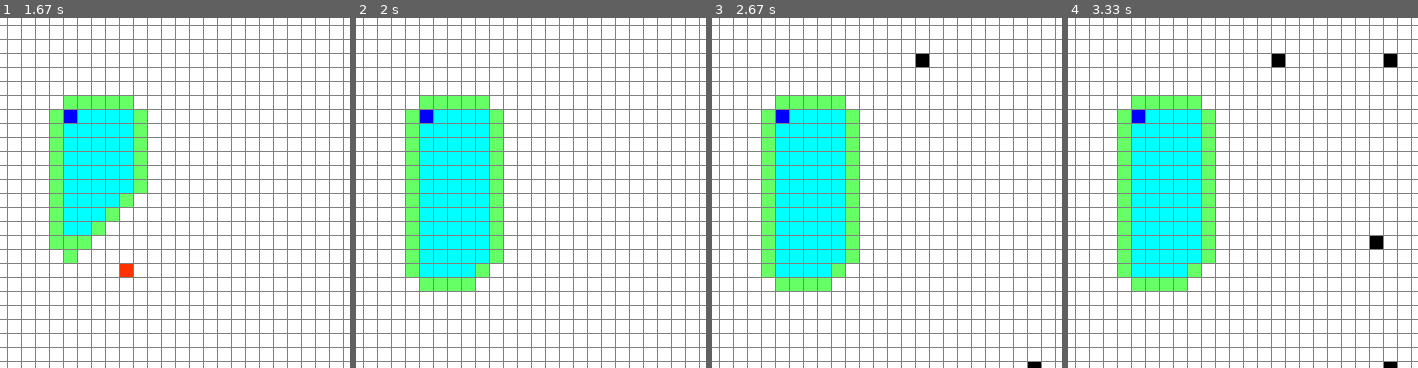
Above: before the commit, frames 1-4 (left to right).
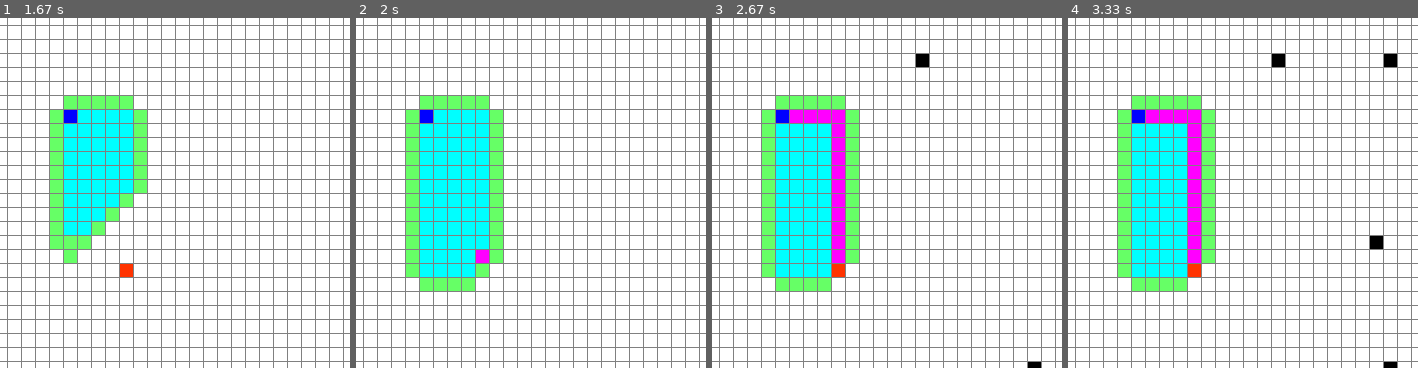
Above: after the commit, the same moments.

Repository: davidlyster/Astar_search_pygame
Game: pygame game, started from astar.py
Same seed, same stepped clock (60 frames per second), same inputs: the game is played once before the commit and once after it.
Inputs (mouse positions are % of the whole screen's width and height, from its top left):
- Up to frame 1 (1.67 s): click (50, 50) at 0.38 s; click (60, 72) at 0.72 s; tap Space at 1 s
- Up to frame 2 (2 s): no input
- Up to frame 3 (2.67 s): click (88, 88) at 2.22 s; click (70, 42) at 2.55 s
- Up to frame 4 (3.33 s): click (86, 42) at 2.88 s; click (85, 70) at 3.22 s
The pictures show only the part of the screen within x 41-91%, y 37-87%; the shares and areas given below are measured in that part.

Frame 1 is identical in both runs. In frame 2, 0.1% of the frame differs, in the area x 34-38%, y 66-70%; in frame 3, 2.1%, in the area x 22-38%, y 26-74%; in frame 4, 2.1%.

Commit message:
added rescontruct path function to display final path. next step is allowing users to reset/delete stuff on the grid.

Diff:
--- a/astar.py
+++ b/astar.py
@@ -240,9 +240,17 @@
     return abs(x1-x2) + abs(y1-y2)
 
 
-def reconstruct_path(came_from, current, draw):
-    # TODO
-    return
+def reconstruct_path(came_from, current, draw_func):
+    """
+    go along the successful path and change every node to the final path colour
+    start node will be in came_from so just change its colour back at the end
+    use the draw_func to persistently redraw the grid until the final path is on the screen
+    """
+    while current in came_from:
+        current = came_from[current]
+        current.set_final_path_node()
+        draw_func()
+    current.set_start_node()
 
 
 # THE VIP
@@ -250,15 +258,15 @@
     """
     A* Search  Algorithm
     ====================
-    A* is an informed Search (the algorithm know the location of the end node when starting) algorithm that is always
+    A* is an informed Search (the algorithm knows the location of the end node when starting) algorithm that is always
     guaranteed to find the shortest path between a start and end node.
     It does so by making use of a heuristic function (a_star_heuristic) to determine which search path to extend.
-    This is based on the current cost of the path plus the expected cost fo the rest of the path (guessed by heuristic).
+    This is based on the current cost of the path plus the expected cost of the rest of the path (guessed by heuristic).
     This is formulated as:
     f(n) = g(n) + h(n)
     where g(n) is the cost of the current path from start to the current node,
-    h(n) is the result of the heuristic function used to guess the expected cost of the next node to the end node
-    and f(n) ("f score") is the addition of these, the value of which is used to direct the search
+    h(n) is the result of the heuristic function used to guess the expected cost/path length from the next node to the end node
+    and f(n) ("f score") is the addition of these two, the value of which is used to direct the search
 
     Primary characteristics:
     + Complete solution     - If the solution exist, it is guaranteed to be found
@@ -271,16 +279,17 @@
 
     # the open set is the list of discovered nodes that need to be evaluated to see if they are to be expanded further
     open_set = PriorityQueue()
-    # IMPORTANT - the reason we are using the priority queue is that PQ.get() will return the node with the lowest score
-    #             i.e. first compares f-score, then compares path_distance
-    #             because of this its crucial that the order of the elements in the queue is f-score, path_length, node
-    # ALSO, we include the path length because if two nodes have the same f score we can see which has lowest path length and expand into that node
+    # IMPORTANT
+    # the reason we are using the priority queue is that PQ.get() will return the node with the lowest score i.e. first compares f-score, then compares path_distance
+    # because of this its crucial that the order of the elements in the queue is f-score, path_length, node
+
     # open_set.put("f score", "path distance to here", "next nieghbor to evaluate")
     open_set.put((0, 0, start))
-    # PriorityQueues have no way to check if an element is contained in them so use open_set_xyxy to keep track of nodes in the PriorityQueue
-    open_set_xyxy = {start}
-
-    came_from = {}  # this will contain the previous node along the shortest path
+
+    # PriorityQueues have no way to check if an element is contained in them so use open_set_dict to keep track of nodes in the PriorityQueue
+    open_set_dict = {start}
+
+    came_from = {}  # this be a dict of observed node and where they came from
 
     # make maps of f and g scores for every node with a default of infinity
     g_scores = {node: float('inf') for row in grid for node in row}
@@ -303,11 +312,14 @@
                 pygame.quit()
 
         current_node = open_set.get()[2]    # last element is the next node
-        open_set_xyxy.remove(current_node)  # the node does not need to be re-evaluated later so remove from open_set_xyxy
+        open_set_dict.remove(current_node)  # the node does not need to be re-evaluated later so remove from open_set_dict
 
         if current_node == end:
             # draw the shortest path
-            pass  # TODO delete later
+            # current_node(arg) will be the end node if reach this code block
+            # the lambda drawing function is again passed in here  to allow the reconstruct_path func to run it properly without variable being passed all around the code
+            reconstruct_path(came_from, end, draw_func)
+            end.set_end_node()
             return True
 
         # get f score for all neighbours
@@ -320,18 +332,20 @@
             # if this path to neighbour is better than any previous one
             if g_score < g_scores[neighbour]:
 
+                # record the previous node (used in constructing final path)
                 came_from[neighbour] = current_node
+
                 g_scores[neighbour] = g_score
                 h_score = a_star_heuristic(neighbour.get_position(), end_node_pos)
                 f_score = g_score + h_score
 
                 f_scores[neighbour] = f_score
 
-                if neighbour not in open_set_xyxy:
+                if neighbour not in open_set_dict:
                     path_length += 1
                     # open_set.put("f score", "path distance to here", "next nieghbor to evaluate")
                     open_set.put((f_scores[neighbour], path_length, neighbour))
-                    open_set_xyxy.add(neighbour)
+                    open_set_dict.add(neighbour)
 
                     # change node colour as it is now open/being evaluated
                     neighbour.set_being_searched()
